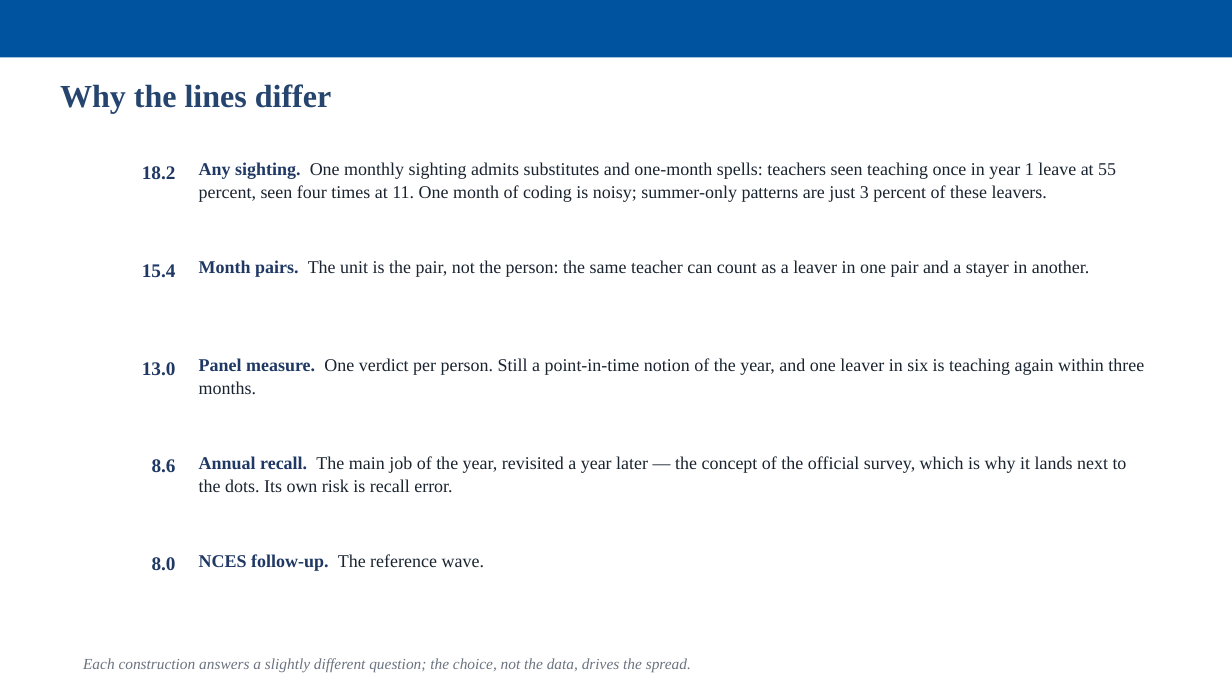
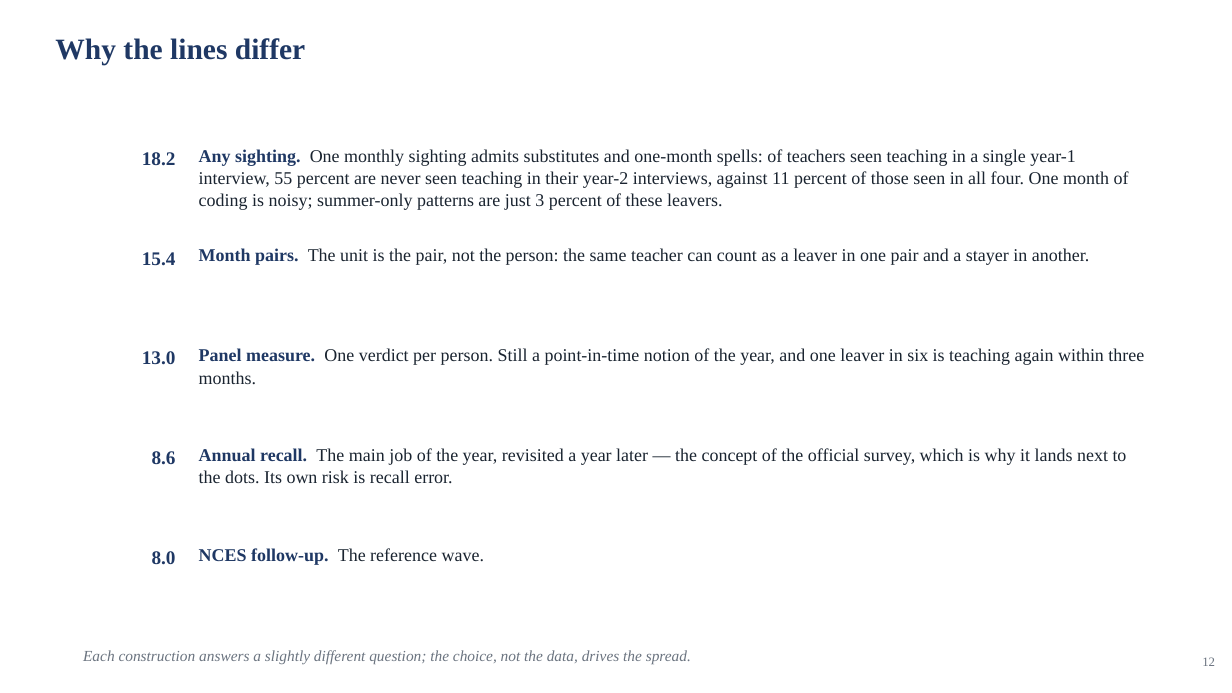
Before and after one commit to jedr1-ship-it/Alternative-Pathways----Quant, a slide deck: slide 12 of report/data_cluster/Proyect_US_cluster.pptx. Drawn at 1232x693 pixels with LibreOffice and Linux fonts; fonts in the diff are those of the drawing. Boxes give left, top, right and bottom in pixels: in the first picture for what was removed or moved away, otherwise in the second. Text is boxed around its words. In the diff, an @@ line names an element or a change of style, - is before the commit and + after.

```diff
--- a/report/data_cluster/Proyect_US_cluster.pptx
+++ b/report/data_cluster/Proyect_US_cluster.pptx
@@ rectangle removed at box(0, 0, 1232, 57) @@
@@ text "Why the lines differ": place and size @@
-text "Why the lines differ" at box(60, 84, 331, 114)
+text "Why the lines differ" at box(55, 38, 305, 65)
@@ text "Why the lines differ" at box(55, 38, 305, 65): size 25 to 23 pt, text colour #26456E to #1F3864 @@
@@ text "18.2": place and size @@
-text "18.2" at box(142, 166, 176, 180)
+text "18.2" at box(142, 152, 176, 166)
@@ text at box(199, 149, 1129, 210): text changed @@
-Any sighting. One monthly sighting admits substitutes and one-month spells: teachers seen teaching once in year 1 leave at 55 percent, seen four times at 11. One month of coding is noisy; summer-only patterns are just 3 percent of these leavers.
+Any sighting. One monthly sighting admits substitutes and one-month spells: of teachers seen teaching in a single year-1 interview, 55 percent are never seen teaching in their year-2 interviews, against 11 percent of those seen in all four. One month of coding is noisy; summer-only patterns are just 3 percent of these leavers.
@@ 7 texts: place and size @@
-7 texts at box(83, 260, 1144, 672)
+7 texts at box(83, 248, 1144, 664)
@@ text "8.0": place and size @@
-text "8.0" at box(152, 557, 176, 571)
+text "8.0" at box(152, 551, 176, 565)
@@ text "NCES follow-up. The reference wave.": place and size @@
-text "NCES follow-up. The reference wave." at box(199, 554, 484, 571)
+text "NCES follow-up. The reference wave." at box(199, 548, 484, 565)
@@ text added at box(1202, 657, 1215, 666), 10 pt, text #6B7480 @@
+12
```
Also in this commit, not shown: 36 other slides changed, 2 slides added, 1 slide removed, 7 other files.
